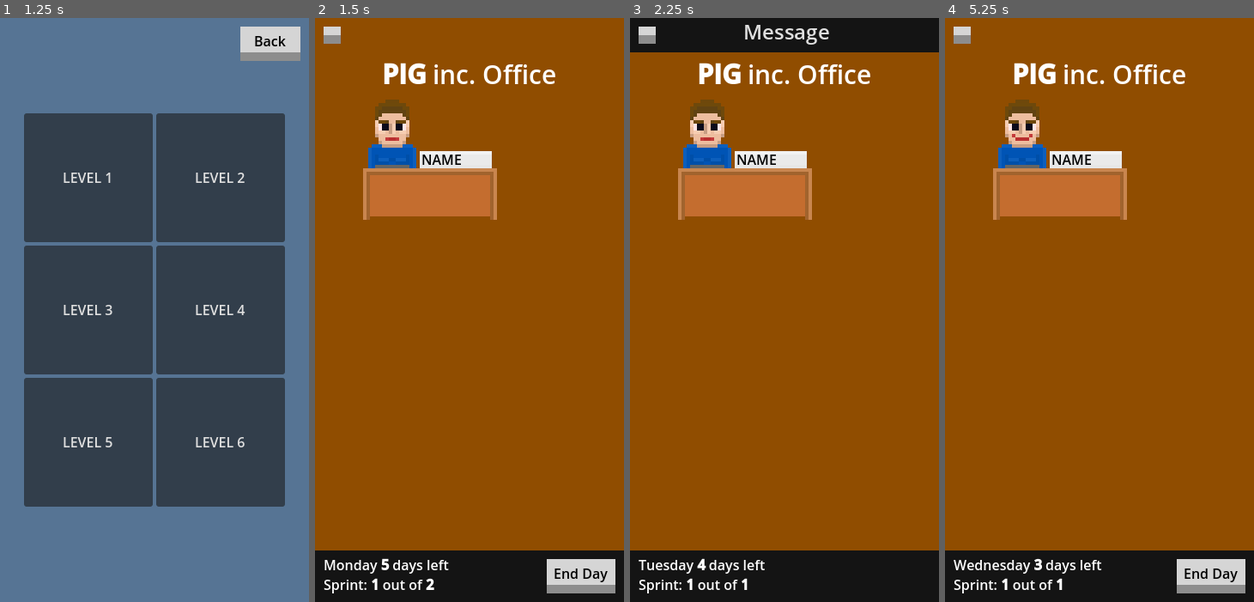
Above: before the commit, frames 1-4 (left to right).
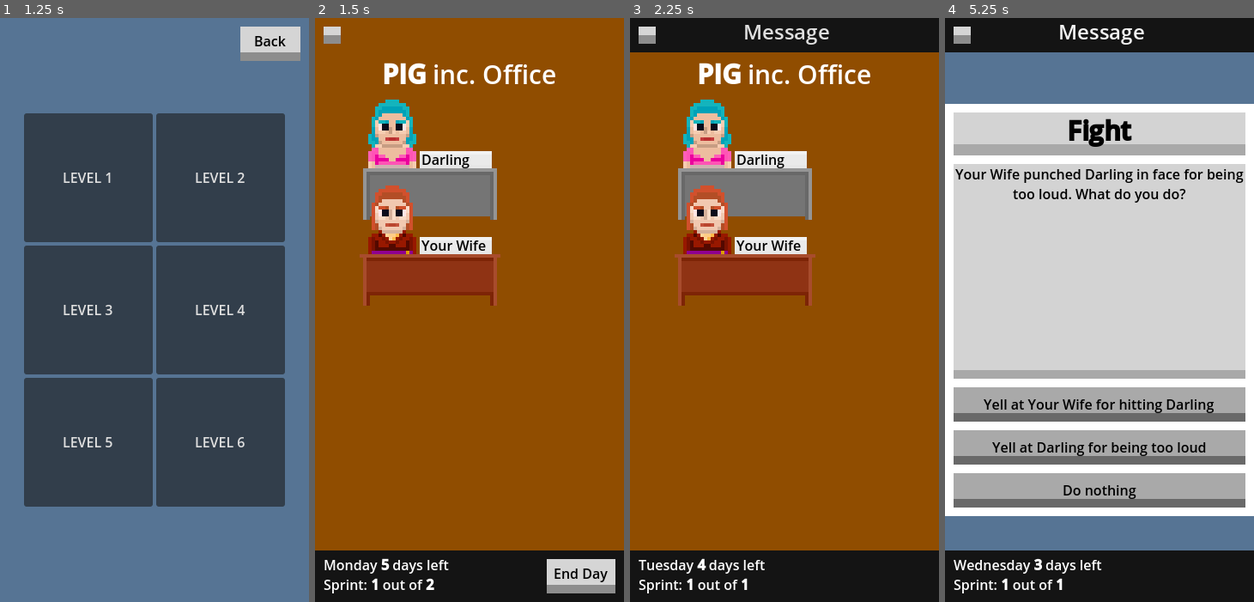
Above: after the commit, the same moments.

Repository: ltbk2023/pig
Game: Godot game, scene res://main.tscn
The game is run twice, just before and just after one commit, with the same random seed, the same clock (stepped at 60 frames per second) and the same inputs.
Inputs (mouse positions are in pixels of both pictures, inside the frame that each line leads up to):
- Up to frame 1 (1.25 s): click "Play" at 0.5 s
- Up to frame 2 (1.5 s): click "LEVEL 1" at 1.25 s
- Up to frame 3 (2.25 s): click "End Day" at 2 s
- Up to frame 4 (5.25 s): click "Message" at 2.75 s; click (1099, 450) at 3.5 s, where only the run before the commit has a clickable "Buy NAME a cupcake"; click "End Day" at 4.25 s; click (1102, 29) at 5 s, where only the run after the commit has a clickable "Message"

Frame 1 is identical in both runs. In frame 2, 9.6% of the frame differs, in the area x 14-60%, y 13-50%; in frame 3, 9.6%; in frame 4, 92%, in the area x 0-100%, y 0-99%.

Commit message:
PIG-296: Create characters in 1 level

Diff:
--- a/PIG/employee/employee.tscn
+++ b/PIG/employee/employee.tscn
@@ -1,8 +1,9 @@
-[gd_scene load_steps=12 format=3 uid="uid://c7rm05y0sfaof"]
+[gd_scene load_steps=13 format=3 uid="uid://c7rm05y0sfaof"]
 
 [ext_resource type="Script" path="res://employee/employee.gd" id="1_ckk1p"]
 [ext_resource type="Texture2D" uid="uid://nrs7vxh7hx5e" path="res://employee/sprites/extended/background.png" id="2_5js4y"]
 [ext_resource type="PackedScene" uid="uid://cyl4kohdffyoc" path="res://employee/sprites/employee_sprite.tscn" id="3_5jftc"]
+[ext_resource type="Theme" uid="uid://b4qdxx2oh78dl" path="res://utility/scroll_bar_theme.tres" id="3_cxue2"]
 
 [sub_resource type="Gradient" id="Gradient_vcdfr"]
 offsets = PackedFloat32Array(0.0129032, 1)
@@ -82,6 +83,7 @@
 offset_top = 325.0
 offset_right = 345.0
 offset_bottom = 460.0
+theme = ExtResource("3_cxue2")
 bbcode_enabled = true
 text = "[color=BLACK]implementation of desintegration unexisting information for confirmation of button aplication[/color]
 "
--- a/PIG/employee/sprites/employee_sprite.gd
+++ b/PIG/employee/sprites/employee_sprite.gd
@@ -555,7 +555,7 @@
 	for p in dict:
 		var preset:Array = load(p).data
 		var value = dict[p]
-		if (not value is int) or value < 0 or value >=preset.size():
+		if value == null or value < 0 or value >=preset.size():
 			value = randi_range(0,preset.size()-1)
 		new_dict.merge(preset[value])
 	configure_visuals(new_dict)
--- a/PIG/level/level_1.json
+++ b/PIG/level/level_1.json
@@ -2,13 +2,47 @@
 	"Employees": [
 		{
 			"assigned to": "",
+			"base morale": 1,
+			"base quality": 1,
+			"base speed": 3,
+			"base testing": 0,
+			"class": "Employee",
+			"description": "[color=BLACK]Your little apple of the eye. A small, cheerful nine-year-old girl with a big dream. She wants to be the first woman to land on the sun. She says it's not a problem, you just have to fly at night.[/color]",
+			"name": "Darling",
+			"filter": ["daughter"],
+			"presets":
+			{
+				"res://employee/sprites/preset/skin_hair_lips_color.ep.json":3,
+				"res://employee/sprites/preset/nose.ep.json":null,
+				"res://employee/sprites/preset/desk.ep.json":null,
+				"res://employee/sprites/preset/laptop.ep.json":4,
+
+				"res://employee/sprites/preset/clothes_for_women.ep.json":13,
+				"res://employee/sprites/preset/body_detail_for_women.ep.json":6,
+				"res://employee/sprites/preset/hair_beard_for_women.ep.json":1
+			}
+		},
+		{
+			"assigned to": "",
 			"base morale": 0,
-			"base quality": 2,
-			"base speed": 2,
-			"base testing": 2,
+			"base quality": 3,
+			"base speed": 1,
+			"base testing": 3,
 			"class": "Employee",
-			"description": "[color=BLACK]DESCRITPION.[/color]\n",
-			"name": "NAME"
+			"description": "[color=BLACK]You've been together for eight years now. It's been tough years. Unfortunately, it was difficult for you to communicate at the beginning because she wasn't familiar with modern management methods. BUT NOW, you'll show her how it's done![/color]",
+			"name": "Your Wife",
+			"filter": ["wife"],
+			"presets":
+			{
+				"res://employee/sprites/preset/skin_hair_lips_color.ep.json":2,
+				"res://employee/sprites/preset/nose.ep.json":null,
+				"res://employee/sprites/preset/desk.ep.json":null,
+				"res://employee/sprites/preset/laptop.ep.json":null,
+
+				"res://employee/sprites/preset/clothes_for_elegant_people.ep.json":8,
+				"res://employee/sprites/preset/body_detail_for_women.ep.json":0,
+				"res://employee/sprites/preset/hair_beard_for_women.ep.json":0
+			}
 		}
 	],
 	"Game": {
